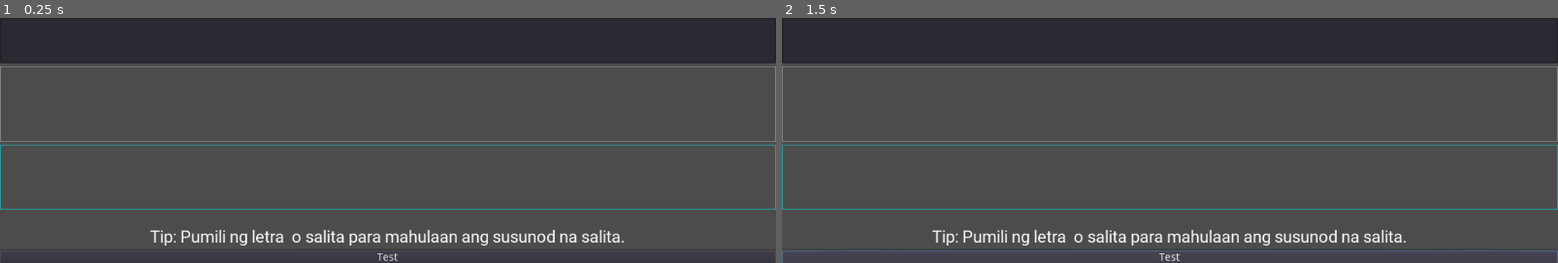
Above: before the commit, frames 1-2 (left to right).
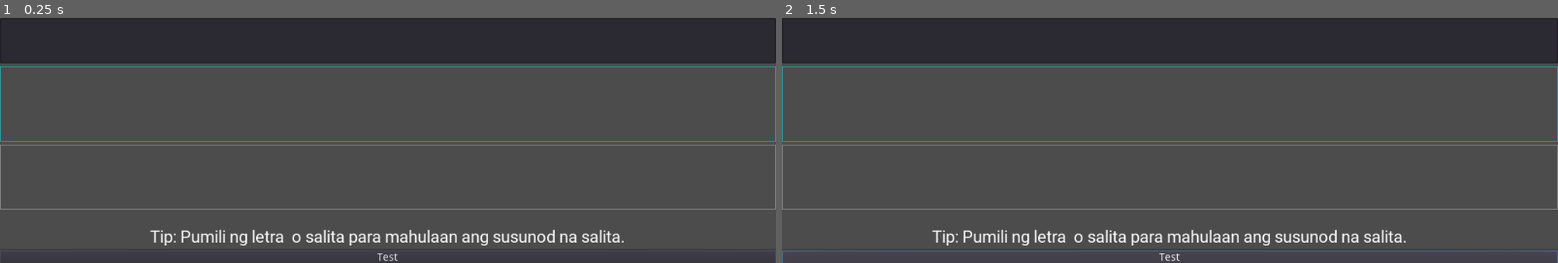
Above: after the commit, the same moments.

Repository: mjsolidarios/sulaisip
Game: Godot game, scene res://Main.tscn
The game is run twice, just before and just after one commit, with the same random seed, the same clock (stepped at 60 frames per second) and the same inputs.
Inputs:
- Up to frame 1 (0.25 s): no input
- Up to frame 2 (1.5 s): click "Test" at 0.5 s; click "Test" at 1.25 s

The runs differ from the first frame. In frame 1, 1.7% of the frame differs, in the area x 0-100%, y 19-79%; in frame 2, 1.7%.
Error before the commit: Invalid get index 'nextCharacters' (on base: 'Nil'). (res://Main.gd:223)
Error after the commit: Invalid get index 'nextCharacters' (on base: 'Nil'). (res://Main.gd:252)

Commit message:
Websocket control and action timer

Diff:
--- a/app/Main.gd
+++ b/app/Main.gd
@@ -4,14 +4,14 @@
 var data
 var character_frequency_data:Dictionary
 var CharacterButton = preload("res://components/CharacterButton.tscn")
-var url = "http://127.0.0.1:5000"
+export var nlp_server_url = ""
 var headers = ["Content-Type: application/json"]
 var use_ssl=true
 var query := {}
 var current_page = 0
 var next_characters:String = ""
 
-export var websocket_url = "ws://127.0.0.1:1880"
+export var websocket_url = "ws://127.0.0.1:1880/data"
 var _wsclient = WebSocketClient.new()
 export var icon_del: Texture
 export var icon_prev: Texture
@@ -26,6 +26,8 @@
 onready var button_keys_node = get_node("VBoxContainer/NinePatchRect2/MarginContainer/HBoxContainer")
 onready var button_char_keys_node = get_node("VBoxContainer/NinePatchRect2/MarginContainer/HBoxContainer/GridContainer")
 onready var char_grid = button_char_keys_node
+
+var timer_started = false
 
 func _array_to_string(arr: Array) -> String:
 	var s = ""
@@ -88,56 +90,65 @@
 	character_bucket = (next_characters+all_characters_string).replace(" ", "").to_lower()
 
 	# pagination
-	print(character_bucket)
-	print(next_characters)
+	# print(character_bucket)
+	# print(next_characters)
 
 	if current_page <= 0:
 		_create_control_button("prev")
 		for i in character_bucket.substr(0, 5):
-			print("p1:"+character_bucket.substr(0, 5))
+#			print("p1:"+character_bucket.substr(0, 5))
 			_create_instanced_button(i)
 		_create_control_button("next")
 		_create_control_button("del")
 	if current_page == 1:
 		_create_control_button("prev")
 		for i in character_bucket.substr(5, 5):
-			print("p2:"+character_bucket.substr(5, 5))
+#			print("p2:"+character_bucket.substr(5, 5))
 			_create_instanced_button(i)
 		_create_control_button("next")
 		_create_control_button("del")
 	if current_page == 2:
 		_create_control_button("prev")
 		for i in character_bucket.substr(10, 5):
-			print("p3:"+character_bucket.substr(10, 5))
+#			print("p3:"+character_bucket.substr(10, 5))
 			_create_instanced_button(i)
 		_create_control_button("next")
 		_create_control_button("del")
 	if current_page == 3:
 		_create_control_button("prev")
 		for i in character_bucket.substr(15, 5):
-			print("p4:"+character_bucket.substr(15, 5))
+#			print("p4:"+character_bucket.substr(15, 5))
 			_create_instanced_button(i)
 		_create_control_button("next")
 		_create_control_button("del")
 	if current_page >= 4:
 		_create_control_button("prev")
 		for i in character_bucket.substr(20, 5):
-			print("p5:"+character_bucket.substr(20, 5))
+#			print("p5:"+character_bucket.substr(20, 5))
 			_create_instanced_button(i)
 		_create_control_button("next")
 		_create_control_button("del")
 
 func _ready():
+
+	_wsclient.connect("connection_closed", self, "_wsclosed")
+	_wsclient.connect("connection_error", self, "_wserror")
+	_wsclient.connect("connection_established", self, "_wsconnected")
+	_wsclient.connect("data_received", self, "_wsondata")
+
+	var err = _wsclient.connect_to_url(websocket_url)
+
+	if err != OK:
+		print("Unable to connect.")
+		set_process(false)
+
+
 	file.open("res://data/character_rankings.json", File.READ)
 	character_frequency_data = parse_json(file.get_as_text())
 	$VBoxContainer/TextEdit.text = " "
 	_predict_next_character()
-
+	print(_wsclient)
 	# websocket
-	_wsclient.connect("connection_closed", self, "_wsclosed")
-	_wsclient.connect("connection_error", self, "_wserror")
-	_wsclient.connect("connection_established", self, "_wsconnected")
-	_wsclient.connect("data_received", self, "_wson_data")
 
 
 func _input(event):
@@ -178,6 +189,7 @@
 func _wsclosed(was_clean = false):
 	print("Closed, clean: ", was_clean)
 	set_process(false)
+
 func _wserror(was_clean = false):
 	print("Closed, clean: ", was_clean)
 	set_process(false)
@@ -186,7 +198,24 @@
 	# Print the received packet, you MUST always use get_peer(1).get_packet
 	# to receive data from server, and not get_packet directly when not
 	# using the MultiplayerAPI.
-	print("Got data from server: ", _wsclient.get_peer(1).get_packet().get_string_from_utf8())
+
+	var data = _wsclient.get_peer(1).get_packet().get_string_from_utf8()
+	var parsed_data = data.replace("[", "").replace("]", "").split(",")
+	var neutral = parsed_data[1]
+	var smile = 51
+	var left = parsed_data[2].to_int()
+	var right = parsed_data[3]
+	var push = parsed_data[4]
+	var pull = parsed_data[5]
+
+	if !timer_started:
+		$Timer.start()
+		timer_started = true
+#	if smile > 50:
+#		$Timer.start()
+
+
+	# print(smile,",", left,",", right,",", push,",", pull)
 
 
 func _add_text_to_input(var character):
@@ -204,9 +233,9 @@
 		query = { "text": "" }
 
 	if current_text.length()>0:
-		$HTTPRequest.request(url, headers, use_ssl, HTTPClient.METHOD_POST, to_json(query))
-	else:
-		$HTTPRequest.request(url)
+		$HTTPRequest.request(nlp_server_url, headers, use_ssl, HTTPClient.METHOD_POST, to_json(query))
+	else:
+		$HTTPRequest.request(nlp_server_url)
 	current_page = 0
 
 func _on_HTTPRequest_request_completed(result, response_code, headers, body):
@@ -253,3 +282,8 @@
 
 func _on_Buttontest_pressed():
 	_press_active_button()
+
+
+func _on_Timer_timeout():
+	timer_started = false
+	print("Cycle complete")
--- a/app/Main.tscn
+++ b/app/Main.tscn
@@ -22,6 +22,7 @@
 anchor_right = 1.0
 anchor_bottom = 1.0
 script = ExtResource( 1 )
+nlp_server_url = "http://127.0.0.1:5000"
 icon_del = ExtResource( 8 )
 icon_prev = ExtResource( 10 )
 icon_next = ExtResource( 9 )
@@ -127,6 +128,8 @@
 [node name="HTTPRequest" type="HTTPRequest" parent="."]
 
 [node name="Timer" type="Timer" parent="."]
+wait_time = 4.0
 
 [connection signal="pressed" from="VBoxContainer/Buttontest" to="." method="_on_Buttontest_pressed"]
 [connection signal="request_completed" from="HTTPRequest" to="." method="_on_HTTPRequest_request_completed"]
+[connection signal="timeout" from="Timer" to="." method="_on_Timer_timeout"]
